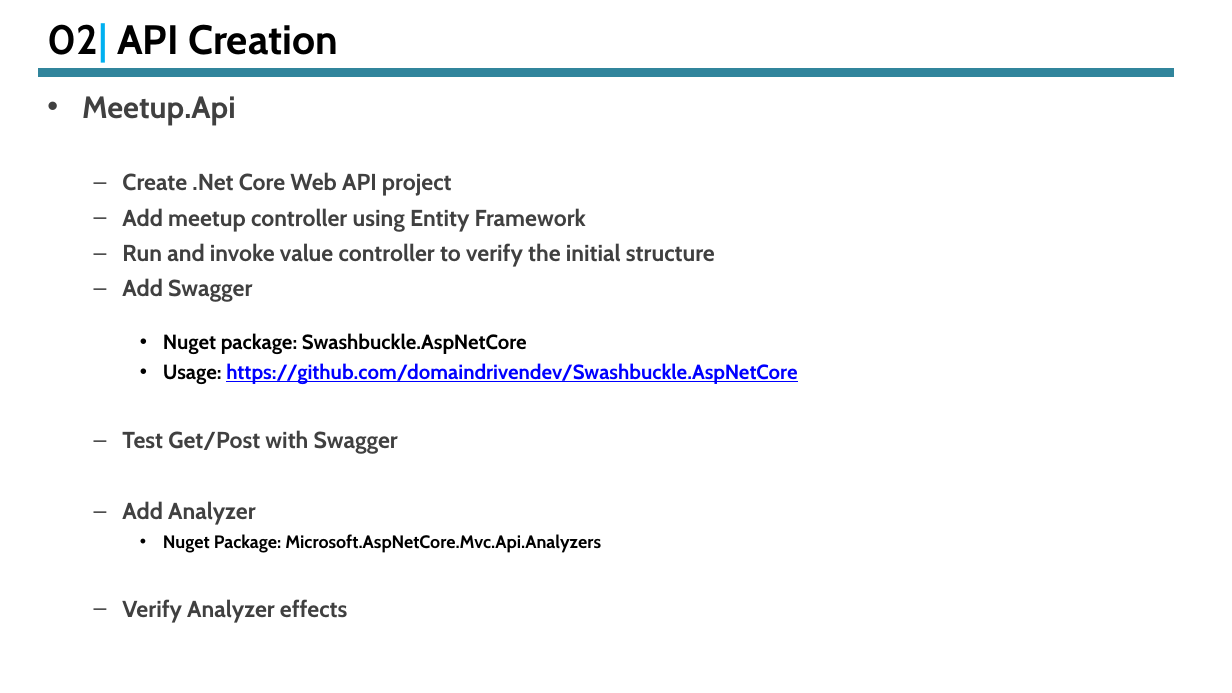
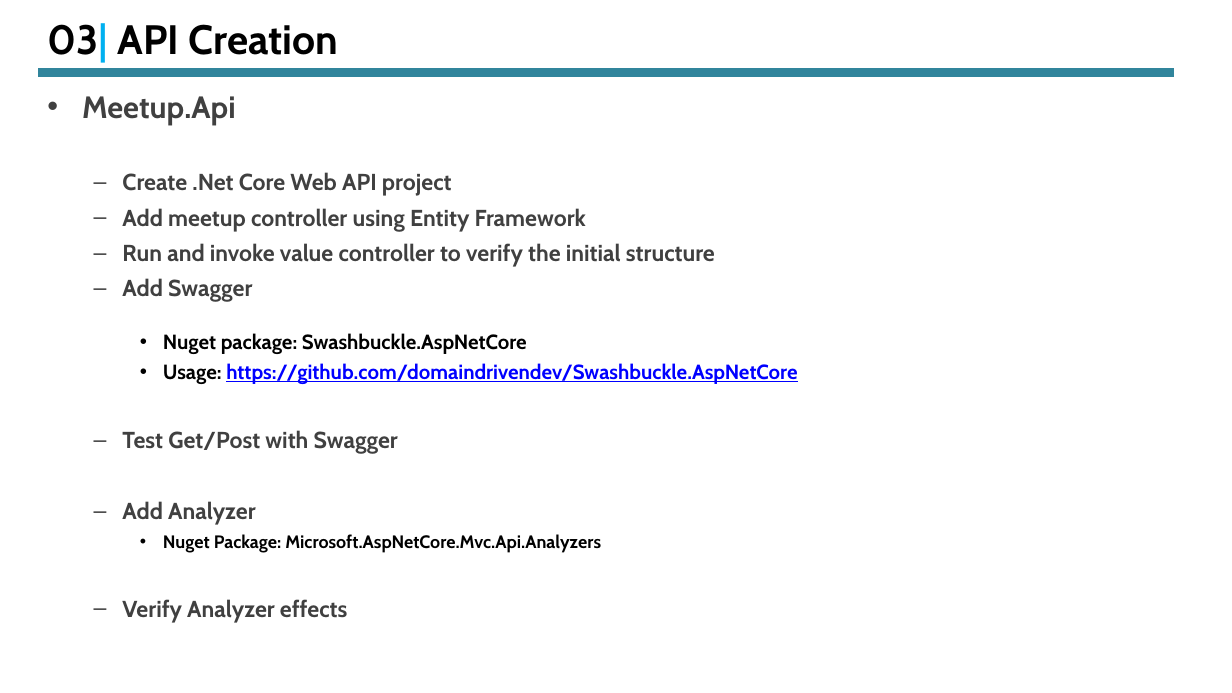
Before and after one commit to vkg-mca/Meetup, a slide deck: slide 10 of End-To-End Rapid API Development With DotNet Core .pptx (slide 9 before the commit). Drawn at 1232x693 pixels with LibreOffice and Linux fonts; fonts in the diff are those of the drawing. Boxes give left, top, right and bottom in pixels: in the first picture for what was removed or moved away, otherwise in the second. Text is boxed around its words. In the diff, an @@ line names an element or a change of style, - is before the commit and + after.

```diff
--- a/End-To-End Rapid API Development With DotNet Core .pptx
+++ b/End-To-End Rapid API Development With DotNet Core .pptx
@@ title at [48, 23, 339, 63]: text changed @@
-02| API Creation
+03| API Creation
```
Also in this commit, not shown: 4 other slides changed, 1 slide added.
